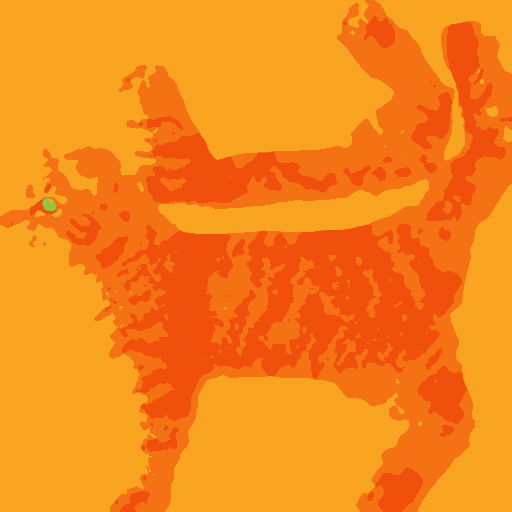
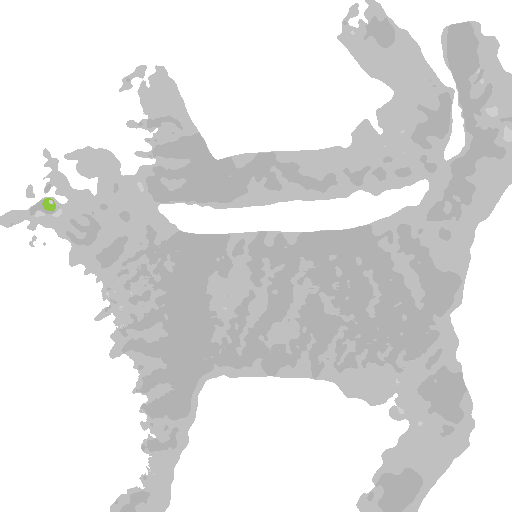
Layer changes from the first w=512, h=512 image to the second:
added layer "Layer 1" above "Background" over [0, 0, 512, 512]
painted on "Background" over [0, 0, 512, 512]